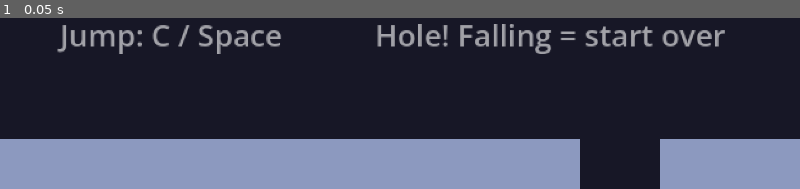
Above: before the commit, frame 1.
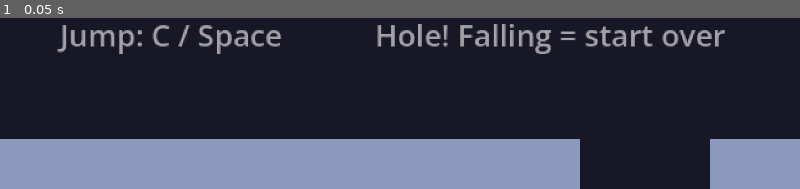
Above: after the commit, the same moment.

Repository: marquesch/yacc
Game: Godot game, scene res://levels/level_02.tscn
Same seed, same stepped clock (60 frames per second), same inputs: the game is played once before the commit and once after it. This scene is started directly instead of the project's main scene.
Inputs:
- Up to frame 1 (0.05 s): no input

The runs differ from the first frame. In frame 1, 1.8% of the frame differs, in the area x 82-89%, y 70-100%.

Commit message:
fixing levels

Diff:
--- a/levels/level_01.tscn
+++ b/levels/level_01.tscn
@@ -1,25 +1,26 @@
-[gd_scene load_steps=5 format=3]
+[gd_scene format=3 uid="uid://ooy2hgwkjvi6"]
 
-[ext_resource type="Script" path="res://scripts/level.gd" id="1"]
+[ext_resource type="Script" uid="uid://ulya5cpcgl8s" path="res://scripts/level.gd" id="1"]
 [ext_resource type="PackedScene" path="res://scenes/platform.tscn" id="2"]
 [ext_resource type="PackedScene" path="res://scenes/exit.tscn" id="3"]
-[ext_resource type="Script" path="res://scripts/hint_label.gd" id="4"]
+[ext_resource type="Script" uid="uid://cry1ufy36pr4e" path="res://scripts/hint_label.gd" id="4"]
 
-[node name="Level" type="Node2D"]
+[node name="Level" type="Node2D" unique_id=1572938429]
 script = ExtResource("1")
 size = Vector2i(480, 180)
+metadata/_edit_horizontal_guides_ = [-1008.0]
 
-[node name="Spawn" type="Marker2D" parent="."]
+[node name="Spawn" type="Marker2D" parent="." unique_id=362357985]
 position = Vector2(24, 154)
 
-[node name="Exit" parent="." instance=ExtResource("3")]
+[node name="Exit" parent="." unique_id=1089397187 instance=ExtResource("3")]
 position = Vector2(440, 128)
 
-[node name="Platform0" parent="." instance=ExtResource("2")]
+[node name="Platform0" parent="." unique_id=616853609 instance=ExtResource("2")]
 position = Vector2(0, 160)
 size = Vector2(480, 20)
 
-[node name="Hint0" type="Label" parent="."]
+[node name="Hint0" type="Label" parent="." unique_id=398601824]
 modulate = Color(1, 1, 1, 0.6)
 offset_left = 24.0
 offset_top = 110.0
--- a/levels/level_02.tscn
+++ b/levels/level_02.tscn
@@ -1,36 +1,36 @@
-[gd_scene load_steps=5 format=3]
+[gd_scene format=3 uid="uid://b0v7n40un2apg"]
 
-[ext_resource type="Script" path="res://scripts/level.gd" id="1"]
+[ext_resource type="Script" uid="uid://ulya5cpcgl8s" path="res://scripts/level.gd" id="1"]
 [ext_resource type="PackedScene" path="res://scenes/platform.tscn" id="2"]
 [ext_resource type="PackedScene" path="res://scenes/exit.tscn" id="3"]
-[ext_resource type="Script" path="res://scripts/hint_label.gd" id="4"]
+[ext_resource type="Script" uid="uid://cry1ufy36pr4e" path="res://scripts/hint_label.gd" id="4"]
 
-[node name="Level" type="Node2D"]
+[node name="Level" type="Node2D" unique_id=1009787733]
 script = ExtResource("1")
 size = Vector2i(480, 180)
 
-[node name="Spawn" type="Marker2D" parent="."]
+[node name="Spawn" type="Marker2D" parent="." unique_id=352927832]
 position = Vector2(24, 154)
 
-[node name="Exit" parent="." instance=ExtResource("3")]
+[node name="Exit" parent="." unique_id=1904489168 instance=ExtResource("3")]
 position = Vector2(440, 128)
 
-[node name="Platform0" parent="." instance=ExtResource("2")]
+[node name="Platform0" parent="." unique_id=1431114021 instance=ExtResource("2")]
 position = Vector2(0, 160)
 size = Vector2(232, 20)
 
-[node name="Platform1" parent="." instance=ExtResource("2")]
-position = Vector2(264, 160)
-size = Vector2(216, 20)
+[node name="Platform1" parent="." unique_id=312696010 instance=ExtResource("2")]
+position = Vector2(284, 160)
+size = Vector2(200, 20)
 
-[node name="Hint0" type="Label" parent="."]
+[node name="Hint0" type="Label" parent="." unique_id=641703945]
 modulate = Color(1, 1, 1, 0.6)
 offset_left = 24.0
 offset_top = 110.0
 script = ExtResource("4")
 template = "Jump: {jump}"
 
-[node name="Hint1" type="Label" parent="."]
+[node name="Hint1" type="Label" parent="." unique_id=545003794]
 modulate = Color(1, 1, 1, 0.6)
 offset_left = 150.0
 offset_top = 110.0
--- a/levels/level_03.tscn
+++ b/levels/level_03.tscn
@@ -1,28 +1,27 @@
-[gd_scene load_steps=5 format=3]
+[gd_scene format=3 uid="uid://dhn7qtlvgb473"]
 
-[ext_resource type="Script" path="res://scripts/level.gd" id="1"]
+[ext_resource type="Script" uid="uid://ulya5cpcgl8s" path="res://scripts/level.gd" id="1"]
 [ext_resource type="PackedScene" path="res://scenes/platform.tscn" id="2"]
 [ext_resource type="PackedScene" path="res://scenes/exit.tscn" id="3"]
-[ext_resource type="Script" path="res://scripts/hint_label.gd" id="4"]
 
-[node name="Level" type="Node2D"]
+[node name="Level" type="Node2D" unique_id=1118033958]
 script = ExtResource("1")
 size = Vector2i(580, 180)
 
-[node name="Spawn" type="Marker2D" parent="."]
+[node name="Spawn" type="Marker2D" parent="." unique_id=1911974227]
 position = Vector2(24, 154)
 
-[node name="Exit" parent="." instance=ExtResource("3")]
+[node name="Exit" parent="." unique_id=1565513485 instance=ExtResource("3")]
 position = Vector2(540, 128)
 
-[node name="Platform0" parent="." instance=ExtResource("2")]
+[node name="Platform0" parent="." unique_id=1162465787 instance=ExtResource("2")]
 position = Vector2(0, 160)
 size = Vector2(180, 20)
 
-[node name="Platform1" parent="." instance=ExtResource("2")]
-position = Vector2(216, 160)
+[node name="Platform1" parent="." unique_id=2007952298 instance=ExtResource("2")]
+position = Vector2(235, 160)
 size = Vector2(140, 20)
 
-[node name="Platform2" parent="." instance=ExtResource("2")]
-position = Vector2(400, 160)
-size = Vector2(180, 20)
+[node name="Platform2" parent="." unique_id=1079529319 instance=ExtResource("2")]
+position = Vector2(437, 160)
+size = Vector2(140, 20)
--- a/levels/level_04.tscn
+++ b/levels/level_04.tscn
@@ -1,32 +1,31 @@
-[gd_scene load_steps=5 format=3]
+[gd_scene format=3 uid="uid://dil30svts3j2j"]
 
-[ext_resource type="Script" path="res://scripts/level.gd" id="1"]
+[ext_resource type="Script" uid="uid://ulya5cpcgl8s" path="res://scripts/level.gd" id="1"]
 [ext_resource type="PackedScene" path="res://scenes/platform.tscn" id="2"]
 [ext_resource type="PackedScene" path="res://scenes/exit.tscn" id="3"]
-[ext_resource type="Script" path="res://scripts/hint_label.gd" id="4"]
 
-[node name="Level" type="Node2D"]
+[node name="Level" type="Node2D" unique_id=323548001]
 script = ExtResource("1")
 size = Vector2i(420, 180)
 
-[node name="Spawn" type="Marker2D" parent="."]
+[node name="Spawn" type="Marker2D" parent="." unique_id=512562013]
 position = Vector2(24, 154)
 
-[node name="Exit" parent="." instance=ExtResource("3")]
-position = Vector2(342, 80)
+[node name="Exit" parent="." unique_id=446735488 instance=ExtResource("3")]
+position = Vector2(342, 52)
 
-[node name="Platform0" parent="." instance=ExtResource("2")]
+[node name="Platform0" parent="." unique_id=1419988059 instance=ExtResource("2")]
 position = Vector2(0, 160)
 size = Vector2(420, 20)
 
-[node name="Platform1" parent="." instance=ExtResource("2")]
-position = Vector2(130, 144)
+[node name="Platform1" parent="." unique_id=1492453175 instance=ExtResource("2")]
+position = Vector2(130, 136)
 size = Vector2(48, 8)
 
-[node name="Platform2" parent="." instance=ExtResource("2")]
-position = Vector2(208, 128)
+[node name="Platform2" parent="." unique_id=495464674 instance=ExtResource("2")]
+position = Vector2(208, 110)
 size = Vector2(48, 8)
 
-[node name="Platform3" parent="." instance=ExtResource("2")]
-position = Vector2(286, 112)
+[node name="Platform3" parent="." unique_id=1962613167 instance=ExtResource("2")]
+position = Vector2(286, 83)
 size = Vector2(80, 8)
--- a/levels/level_05.tscn
+++ b/levels/level_05.tscn
@@ -1,44 +1,43 @@
-[gd_scene load_steps=5 format=3]
+[gd_scene format=3 uid="uid://ccc2mqi3jpdqt"]
 
-[ext_resource type="Script" path="res://scripts/level.gd" id="1"]
+[ext_resource type="Script" uid="uid://ulya5cpcgl8s" path="res://scripts/level.gd" id="1"]
 [ext_resource type="PackedScene" path="res://scenes/platform.tscn" id="2"]
 [ext_resource type="PackedScene" path="res://scenes/exit.tscn" id="3"]
-[ext_resource type="Script" path="res://scripts/hint_label.gd" id="4"]
 
-[node name="Level" type="Node2D"]
+[node name="Level" type="Node2D" unique_id=1734205327]
 script = ExtResource("1")
-size = Vector2i(712, 180)
+size = Vector2i(740, 180)
 
-[node name="Spawn" type="Marker2D" parent="."]
+[node name="Spawn" type="Marker2D" parent="." unique_id=783597903]
 position = Vector2(24, 144)
 
-[node name="Exit" parent="." instance=ExtResource("3")]
-position = Vector2(648, 86)
+[node name="Exit" parent="." unique_id=2121733059 instance=ExtResource("3")]
+position = Vector2(708, 86)
 
-[node name="Platform0" parent="." instance=ExtResource("2")]
+[node name="Platform0" parent="." unique_id=1788545003 instance=ExtResource("2")]
 position = Vector2(0, 150)
 size = Vector2(96, 20)
 
-[node name="Platform1" parent="." instance=ExtResource("2")]
-position = Vector2(136, 150)
+[node name="Platform1" parent="." unique_id=797670720 instance=ExtResource("2")]
+position = Vector2(146, 150)
 size = Vector2(56, 8)
 
-[node name="Platform2" parent="." instance=ExtResource("2")]
-position = Vector2(236, 138)
+[node name="Platform2" parent="." unique_id=762051456 instance=ExtResource("2")]
+position = Vector2(256, 138)
 size = Vector2(56, 8)
 
-[node name="Platform3" parent="." instance=ExtResource("2")]
-position = Vector2(328, 154)
+[node name="Platform3" parent="." unique_id=1580084701 instance=ExtResource("2")]
+position = Vector2(358, 154)
 size = Vector2(56, 8)
 
-[node name="Platform4" parent="." instance=ExtResource("2")]
-position = Vector2(424, 138)
+[node name="Platform4" parent="." unique_id=778496698 instance=ExtResource("2")]
+position = Vector2(464, 138)
 size = Vector2(56, 8)
 
-[node name="Platform5" parent="." instance=ExtResource("2")]
-position = Vector2(524, 138)
+[node name="Platform5" parent="." unique_id=2109567387 instance=ExtResource("2")]
+position = Vector2(574, 138)
 size = Vector2(56, 8)
 
-[node name="Platform6" parent="." instance=ExtResource("2")]
-position = Vector2(616, 118)
+[node name="Platform6" parent="." unique_id=1070909167 instance=ExtResource("2")]
+position = Vector2(676, 118)
 size = Vector2(56, 8)
--- a/levels/level_06.tscn
+++ b/levels/level_06.tscn
@@ -1,52 +1,52 @@
-[gd_scene load_steps=5 format=3]
+[gd_scene format=3 uid="uid://c4xiu1i6oy3yg"]
 
-[ext_resource type="Script" path="res://scripts/level.gd" id="1"]
+[ext_resource type="Script" uid="uid://ulya5cpcgl8s" path="res://scripts/level.gd" id="1"]
 [ext_resource type="PackedScene" path="res://scenes/platform.tscn" id="2"]
 [ext_resource type="PackedScene" path="res://scenes/exit.tscn" id="3"]
-[ext_resource type="Script" path="res://scripts/hint_label.gd" id="4"]
+[ext_resource type="Script" uid="uid://cry1ufy36pr4e" path="res://scripts/hint_label.gd" id="4"]
 
-[node name="Level" type="Node2D"]
+[node name="Level" type="Node2D" unique_id=200844449]
 script = ExtResource("1")
-size = Vector2i(756, 180)
+size = Vector2i(786, 180)
 
-[node name="Spawn" type="Marker2D" parent="."]
+[node name="Spawn" type="Marker2D" parent="." unique_id=140083862]
 position = Vector2(24, 144)
 
-[node name="Exit" parent="." instance=ExtResource("3")]
-position = Vector2(692, 78)
+[node name="Exit" parent="." unique_id=1792574801 instance=ExtResource("3")]
+position = Vector2(742, 78)
 
-[node name="Platform0" parent="." instance=ExtResource("2")]
+[node name="Platform0" parent="." unique_id=692811383 instance=ExtResource("2")]
 position = Vector2(0, 150)
 size = Vector2(96, 20)
 
-[node name="Platform1" parent="." instance=ExtResource("2")]
-position = Vector2(186, 150)
+[node name="Platform1" parent="." unique_id=722571573 instance=ExtResource("2")]
+position = Vector2(196, 150)
 size = Vector2(64, 8)
 
-[node name="Platform2" parent="." instance=ExtResource("2")]
-position = Vector2(330, 138)
+[node name="Platform2" parent="." unique_id=1098440656 instance=ExtResource("2")]
+position = Vector2(350, 138)
 size = Vector2(64, 8)
 
-[node name="Platform3" parent="." instance=ExtResource("2")]
-position = Vector2(418, 114)
+[node name="Platform3" parent="." unique_id=527825929 instance=ExtResource("2")]
+position = Vector2(448, 114)
 size = Vector2(48, 8)
 
-[node name="Platform4" parent="." instance=ExtResource("2")]
-position = Vector2(556, 130)
+[node name="Platform4" parent="." unique_id=1191882733 instance=ExtResource("2")]
+position = Vector2(596, 130)
 size = Vector2(64, 8)
 
-[node name="Platform5" parent="." instance=ExtResource("2")]
-position = Vector2(660, 110)
+[node name="Platform5" parent="." unique_id=315248072 instance=ExtResource("2")]
+position = Vector2(710, 110)
 size = Vector2(56, 8)
 
-[node name="Hint0" type="Label" parent="."]
+[node name="Hint0" type="Label" parent="." unique_id=1535291235]
 modulate = Color(1, 1, 1, 0.6)
 offset_left = 24.0
 offset_top = 100.0
 script = ExtResource("4")
 template = "Dash in mid-air: {dash}"
 
-[node name="Hint1" type="Label" parent="."]
+[node name="Hint1" type="Label" parent="." unique_id=2081568246]
 modulate = Color(1, 1, 1, 0.6)
 offset_left = 24.0
 offset_top = 116.0
--- a/levels/level_08.tscn
+++ b/levels/level_08.tscn
@@ -1,49 +1,49 @@
-[gd_scene load_steps=5 format=3]
+[gd_scene format=3 uid="uid://b5t24mvuyrvis"]
 
-[ext_resource type="Script" path="res://scripts/level.gd" id="1"]
+[ext_resource type="Script" uid="uid://ulya5cpcgl8s" path="res://scripts/level.gd" id="1"]
 [ext_resource type="PackedScene" path="res://scenes/platform.tscn" id="2"]
 [ext_resource type="PackedScene" path="res://scenes/exit.tscn" id="3"]
-[ext_resource type="Script" path="res://scripts/hint_label.gd" id="4"]
+[ext_resource type="Script" uid="uid://cry1ufy36pr4e" path="res://scripts/hint_label.gd" id="4"]
 
-[node name="Level" type="Node2D"]
+[node name="Level" type="Node2D" unique_id=321577199]
 script = ExtResource("1")
-size = Vector2i(836, 180)
+size = Vector2i(909, 180)
 
-[node name="Spawn" type="Marker2D" parent="."]
+[node name="Spawn" type="Marker2D" parent="." unique_id=282235186]
 position = Vector2(24, 144)
 
-[node name="Exit" parent="." instance=ExtResource("3")]
-position = Vector2(772, 42)
+[node name="Exit" parent="." unique_id=1843648262 instance=ExtResource("3")]
+position = Vector2(879, 42)
 
-[node name="Platform0" parent="." instance=ExtResource("2")]
+[node name="Platform0" parent="." unique_id=413480783 instance=ExtResource("2")]
 position = Vector2(0, 150)
 size = Vector2(96, 20)
 
-[node name="Platform1" parent="." instance=ExtResource("2")]
-position = Vector2(136, 118)
+[node name="Platform1" parent="." unique_id=598346662 instance=ExtResource("2")]
+position = Vector2(155, 118)
 size = Vector2(56, 8)
 
-[node name="Platform2" parent="." instance=ExtResource("2")]
-position = Vector2(272, 118)
+[node name="Platform2" parent="." unique_id=980390237 instance=ExtResource("2")]
+position = Vector2(306, 118)
 size = Vector2(64, 8)
 
-[node name="Platform3" parent="." instance=ExtResource("2")]
-position = Vector2(396, 138)
+[node name="Platform3" parent="." unique_id=861769079 instance=ExtResource("2")]
+position = Vector2(451, 138)
 size = Vector2(64, 8)
 
-[node name="Platform4" parent="." instance=ExtResource("2")]
-position = Vector2(500, 106)
+[node name="Platform4" parent="." unique_id=1492610647 instance=ExtResource("2")]
+position = Vector2(573, 106)
 size = Vector2(56, 8)
 
-[node name="Platform5" parent="." instance=ExtResource("2")]
-position = Vector2(646, 106)
+[node name="Platform5" parent="." unique_id=1183508031 instance=ExtResource("2")]
+position = Vector2(734, 106)
 size = Vector2(64, 8)
 
-[node name="Platform6" parent="." instance=ExtResource("2")]
-position = Vector2(740, 74)
+[node name="Platform6" parent="." unique_id=1618998680 instance=ExtResource("2")]
+position = Vector2(848, 74)
 size = Vector2(56, 8)
 
-[node name="Hint0" type="Label" parent="."]
+[node name="Hint0" type="Label" parent="." unique_id=885307142]
 modulate = Color(1, 1, 1, 0.6)
 offset_left = 24.0
 offset_top = 100.0
--- a/levels/level_10.tscn
+++ b/levels/level_10.tscn
@@ -1,57 +1,57 @@
-[gd_scene load_steps=5 format=3]
+[gd_scene format=3 uid="uid://f4vjc3pp7ok4"]
 
-[ext_resource type="Script" path="res://scripts/level.gd" id="1"]
+[ext_resource type="Script" uid="uid://ulya5cpcgl8s" path="res://scripts/level.gd" id="1"]
 [ext_resource type="PackedScene" path="res://scenes/platform.tscn" id="2"]
 [ext_resource type="PackedScene" path="res://scenes/exit.tscn" id="3"]
-[ext_resource type="Script" path="res://scripts/hint_label.gd" id="4"]
+[ext_resource type="Script" uid="uid://cry1ufy36pr4e" path="res://scripts/hint_label.gd" id="4"]
 
-[node name="Level" type="Node2D"]
+[node name="Level2" type="Node2D" unique_id=216851972]
 script = ExtResource("1")
-size = Vector2i(1456, 180)
+size = Vector2i(1610, 180)
 
-[node name="Spawn" type="Marker2D" parent="."]
+[node name="Spawn" type="Marker2D" parent="." unique_id=1334324307]
 position = Vector2(24, 154)
 
-[node name="Exit" parent="." instance=ExtResource("3")]
-position = Vector2(1392, 14)
+[node name="Exit" parent="." unique_id=1325399726 instance=ExtResource("3")]
+position = Vector2(1590, 15)
 
-[node name="Platform0" parent="." instance=ExtResource("2")]
+[node name="Platform0" parent="." unique_id=492361609 instance=ExtResource("2")]
 position = Vector2(0, 160)
 size = Vector2(64, 20)
 
-[node name="Platform1" parent="." instance=ExtResource("2")]
-position = Vector2(204, 160)
+[node name="Platform1" parent="." unique_id=2056695574 instance=ExtResource("2")]
+position = Vector2(224, 160)
 size = Vector2(64, 8)
 
-[node name="Platform2" parent="." instance=ExtResource("2")]
-position = Vector2(388, 130)
+[node name="Platform2" parent="." unique_id=101824896 instance=ExtResource("2")]
+position = Vector2(429, 130)
 size = Vector2(56, 8)
 
-[node name="Platform3" parent="." instance=ExtResource("2")]
-position = Vector2(574, 106)
+[node name="Platform3" parent="." unique_id=1522834242 instance=ExtResource("2")]
+position = Vector2(640, 106)
 size = Vector2(56, 8)
 
-[node name="Platform4" parent="." instance=ExtResource("2")]
-position = Vector2(720, 50)
+[node name="Platform4" parent="." unique_id=153029438 instance=ExtResource("2")]
+position = Vector2(805, 50)
 size = Vector2(56, 8)
 
-[node name="Platform5" parent="." instance=ExtResource("2")]
-position = Vector2(886, 110)
+[node name="Platform5" parent="." unique_id=1289027000 instance=ExtResource("2")]
+position = Vector2(992, 110)
 size = Vector2(64, 8)
 
-[node name="Platform6" parent="." instance=ExtResource("2")]
-position = Vector2(1060, 62)
+[node name="Platform6" parent="." unique_id=1317073453 instance=ExtResource("2")]
+position = Vector2(1189, 57)
 size = Vector2(56, 8)
 
-[node name="Platform7" parent="." instance=ExtResource("2")]
-position = Vector2(1246, 102)
+[node name="Platform7" parent="." unique_id=894225187 instance=ExtResource("2")]
+position = Vector2(1394, 110)
 size = Vector2(64, 8)
 
-[node name="Platform8" parent="." instance=ExtResource("2")]
-position = Vector2(1360, 46)
+[node name="Platform8" parent="." unique_id=1297283279 instance=ExtResource("2")]
+position = Vector2(1558, 47)
 size = Vector2(56, 8)
 
-[node name="Hint0" type="Label" parent="."]
+[node name="Hint0" type="Label" parent="." unique_id=644407088]
 modulate = Color(1, 1, 1, 0.6)
 offset_left = 24.0
 offset_top = 100.0
